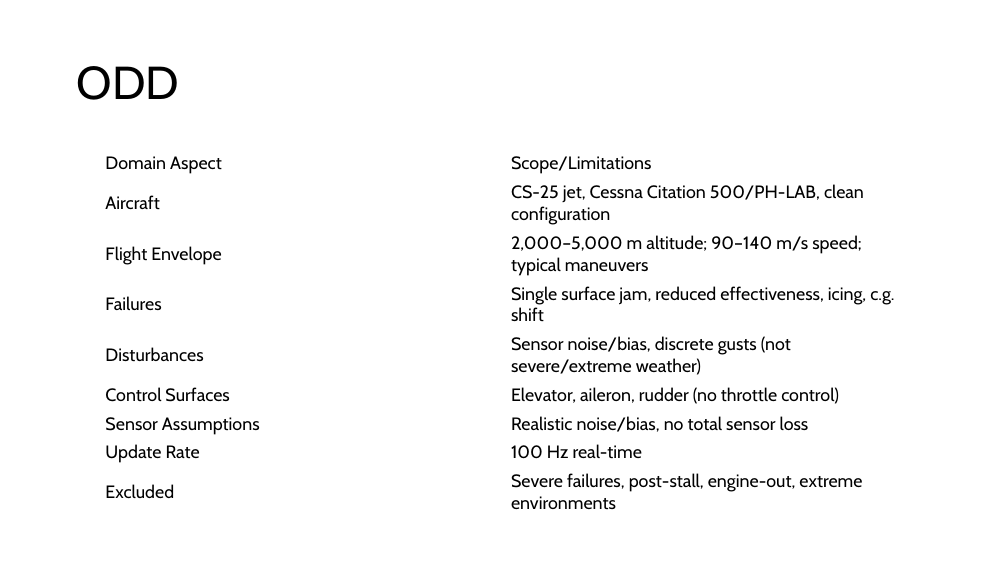
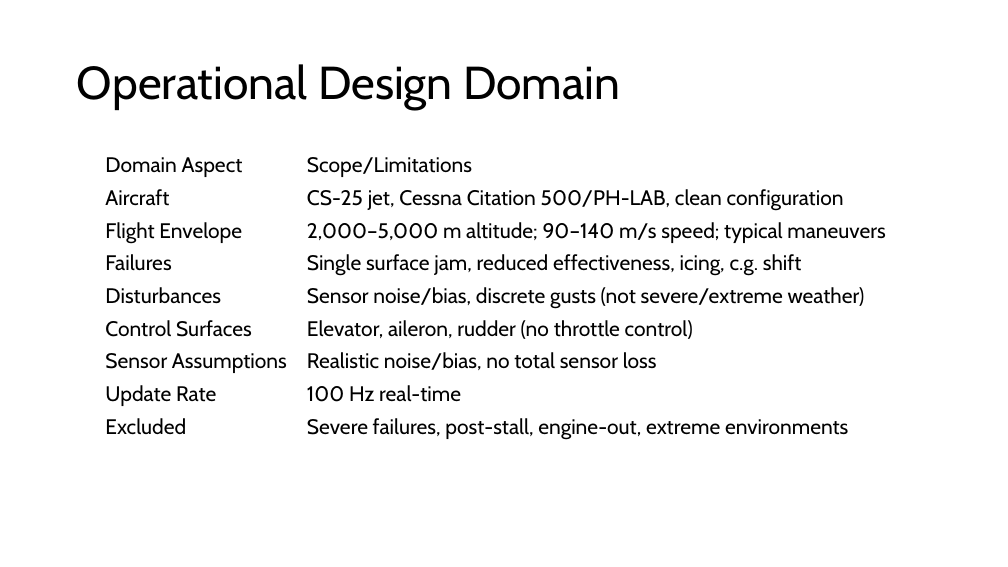
Before and after one commit to Niels149/AIASFault, a slide deck: slide 11 of AIASPres.pptx (slide 10 before the commit). Drawn at 1008x567 pixels with LibreOffice and Linux fonts; fonts in the diff are those of the drawing. Boxes give left, top, right and bottom in pixels: in the first picture for what was removed or moved away, otherwise in the second. Text is boxed around its words. In the diff, an @@ line names an element or a change of style, - is before the commit and + after.

```diff
--- a/AIASPres.pptx
+++ b/AIASPres.pptx
@@ title at bbox=[77, 64, 620, 110]: text changed @@
-ODD
+Operational Design Domain
@@ table at bbox=[98, 149, 910, 464] @@
@@ size 17 to 20 pt @@
```
Also in this commit, not shown: 8 other slides changed, 1 slide added.
